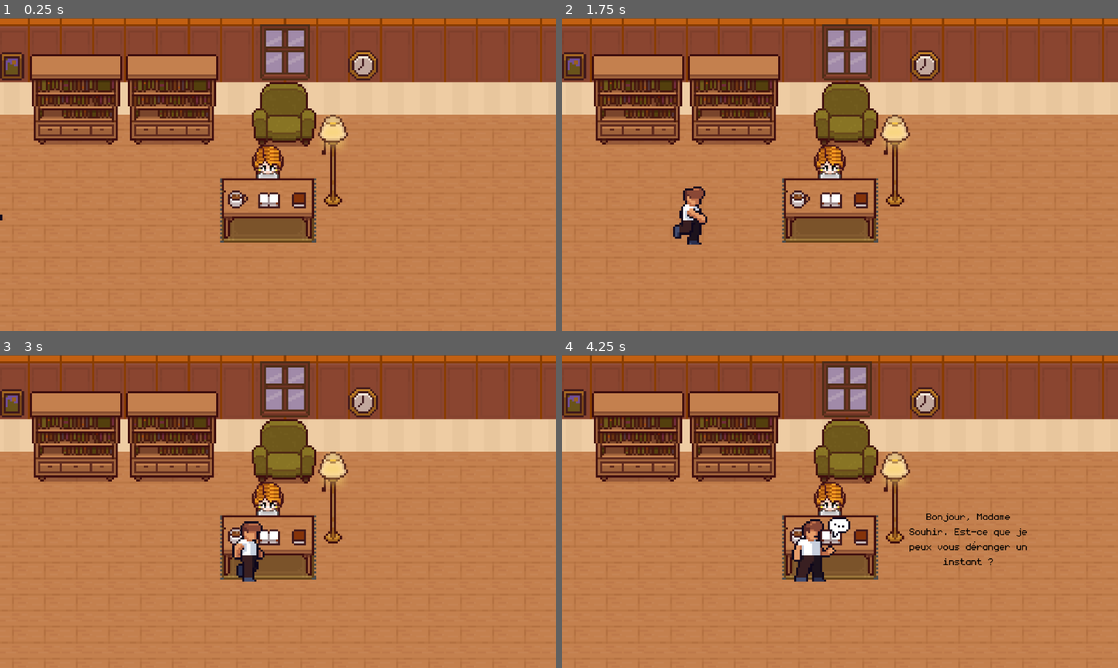
Above: before the commit, frames 1-4 (two rows, left to right).
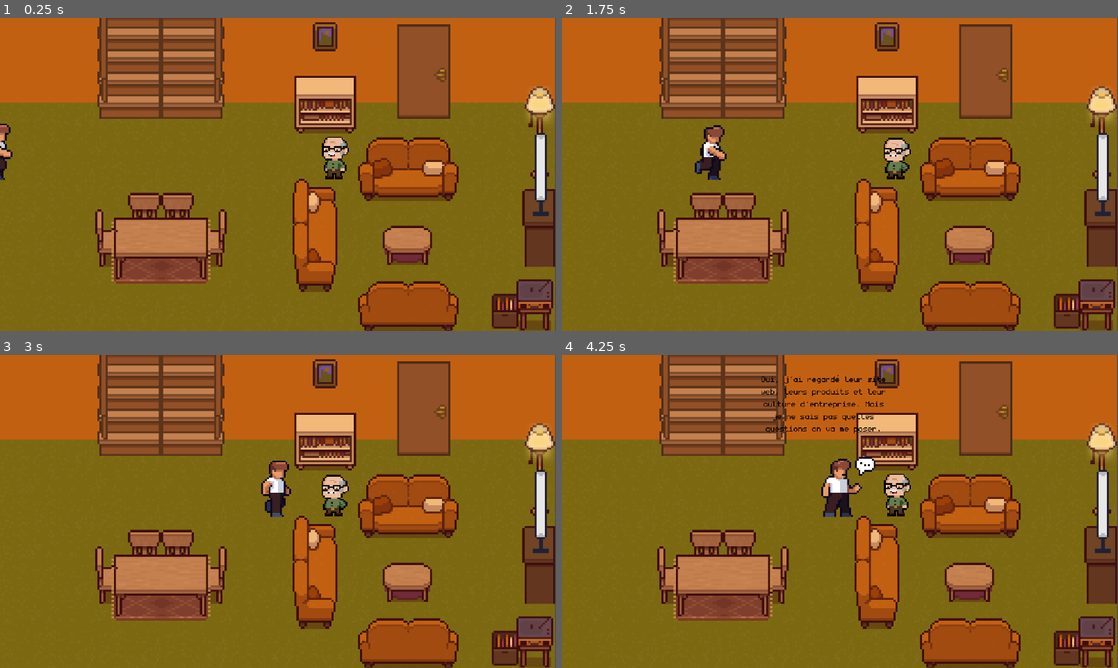
Above: after the commit, the same moments.

Repository: BolbolInfo/FSS-1LSI-TC
Game: Godot game, scene res://father_room.tscn
The game is run twice, just before and just after one commit, with the same random seed, the same clock (stepped at 60 frames per second) and the same inputs. Before the commit the project starts from res://teacher_room.tscn.
Inputs:
- Up to frame 1 (0.25 s): no input
- Up to frame 2 (1.75 s): no input
- Up to frame 3 (3 s): no input
- Up to frame 4 (4.25 s): no input

The runs differ from the first frame. In frame 1, 92% of the frame differs, in the area x 0-100%, y 0-100%; in frame 2, 92%; in frame 3, 92%; in frame 4, 92%.

Commit message:
add speak father and teacher

Diff:
--- a/father_room.tscn
+++ b/father_room.tscn
@@ -11,6 +11,9 @@
 [ext_resource type="Texture2D" uid="uid://b6ykliq863dlj" path="res://templates/hag1.png" id="9_d7fs0"]
 [ext_resource type="Texture2D" uid="uid://k6l7rsg2c2rk" path="res://templates/hag2.png" id="10_27wp0"]
 [ext_resource type="Script" path="res://game_hag_manag.gd" id="11_2agyj"]
+[ext_resource type="FontFile" uid="uid://drgsggwf6dvuh" path="res://templates/font/monogram-extended.ttf" id="12_1rebs"]
+[ext_resource type="Script" path="res://player_to_father.gd" id="13_qeuno"]
+[ext_resource type="Script" path="res://father_to_player.gd" id="14_fwtnr"]
 
 [sub_resource type="TileSetAtlasSource" id="TileSetAtlasSource_gqttj"]
 texture = ExtResource("1_terwu")
@@ -3246,7 +3249,7 @@
 layer_1/name = "kresi"
 layer_1/tile_data = PackedInt32Array(1703980, 1179651, 0, 1769516, 1179651, 1, 1835052, 1179651, 2, 1900588, 1179651, 3 …(603 unchanged characters)…
 layer_2/name = "decro"
-layer_2/tile_data = PackedInt32Array(1572920, 3, 24, 1638456 …(2534 unchanged characters)… 1900591, 1441795, 6, 1900592, 1507331, 6)
+layer_2/tile_data = PackedInt32Array(1572920, 3, 24, 1638456 …(2534 unchanged characters)… 1900591, 1441795, 6, 1900592, 1507331, 6, 1507394, 1114115, 21, 1572930, 1114115, 22)
 layer_3/name = "tawla2"
 layer_3/tile_data = PackedInt32Array(1769533, 655363, 5, 1835069, 655363, 6, 1900605, 655363, 7, 1769534, 720899, 5, 18 …(3532 unchanged characters)…
 layer_4/name = "decccL"
@@ -3283,3 +3286,29 @@
 libraries = {
 "": SubResource("AnimationLibrary_fcnfm")
 }
+
+[node name="player_to_father" type="Label" parent="."]
+offset_left = 445.0
+offset_top = 145.0
+offset_right = 622.0
+offset_bottom = 248.0
+scale = Vector2(0.376084, 0.376084)
+theme_override_colors/font_color = Color(0, 0, 0, 1)
+theme_override_fonts/font = ExtResource("12_1rebs")
+horizontal_alignment = 1
+vertical_alignment = 1
+autowrap_mode = 2
+script = ExtResource("13_qeuno")
+
+[node name="father_to_player" type="Label" parent="."]
+offset_left = 515.0
+offset_top = 145.0
+offset_right = 692.0
+offset_bottom = 254.0
+scale = Vector2(0.376084, 0.376084)
+theme_override_colors/font_color = Color(0, 0, 0, 1)
+theme_override_fonts/font = ExtResource("12_1rebs")
+horizontal_alignment = 1
+vertical_alignment = 1
+autowrap_mode = 2
+script = ExtResource("14_fwtnr")
--- /dev/null
+++ b/father_to_player.gd
@@ -0,0 +1,25 @@
+extends Label
+
+var content_text=[
+	{"text":"Félicitations, mon fils ! C’est une belle opportunité. Ne t’inquiète pas, avec une bonne préparation, tout se passera bien. As-tu déjà fait des recherches sur l’entreprise ?","time":1},
+	{"text":"C’est un bon début. En général, dans un entretien, il y a trois types de questions :","time":1},
+	{"text":"1)Les questions personnelles : Parle-moi de toi, quelles sont tes forces et faiblesses ?","time":1},
+	{"text":"2)Les questions techniques : Elles testeront tes compétences en informatique.","time":1},
+	{"text":"3)Les questions comportementales : Par exemple, 'Comment gères-tu le stress ?' ou 'As-tu déjà travaillé en équipe sur un projet difficile ?'.","time":1},
+	{"text":"Pour les questions personnelles, sois clair et structuré. Mets en avant tes compétences et tes expériences, même académiques.","time":1},
+	{"text":"Pour les questions techniques, révise bien tes bases et entraîne-toi à résoudre des problèmes. Google aime les candidats qui réfléchissent à voix haute et expliquent leur raisonnement.","time":1},
+	{"text":"Pour les questions comportementales, utilise la méthode STAR :","time":1},
+	{"text":"Situation : Décris le contexte.","time":1},
+	{"text":"Tâche : Explique ton rôle.","time":1},
+	{"text":"Action : Dis ce que tu as fait.","time":1},
+	{"text":"Résultat : Parle des résultats obtenus.","time":1},
+	{"text":"Sois poli, souriant et confiant. Regarde ton interlocuteur dans les yeux et parle avec assurance. Surtout, écoute bien les questions avant de répondre","time":1},
+	{"text":"Dis que tu es passionné par la technologie et que tu admires leur innovation. Montre que tu as bien compris leur culture et que tu aimerais contribuer à leurs projets.","time":1},
+	{"text":"C’est bien, mon fils. Je suis sûr que tu vas réussir. Bonne chance !","time":1}
+]
+
+
+func father_to_player():
+	for i in range(len(content_text)):
+		text = content_text[i]["text"]
+		await get_tree().create_timer(content_text[i]["time"]).timeout
--- a/game_hag_manag.gd
+++ b/game_hag_manag.gd
@@ -2,6 +2,7 @@
 @onready var player: CharacterBody2D = %player
 @onready var hagg: AnimatedSprite2D = %hagg
 @onready var animation_player: AnimationPlayer = $"../AnimationPlayer"
+@onready var player_to_father = $"../player_to_father"
 
 
 # Called when the node enters the scene tree for the first time.
@@ -11,5 +12,5 @@
 	animation_player.play("move")
 	await  animation_player.animation_finished
 	player.talk()
-	await get_tree().create_timer(2).timeout
+	await player_to_father.player_to_father()
 	SceneTrans.change_scene("res://entretient.tscn")
--- a/phone.tscn
+++ b/phone.tscn
@@ -1,10 +1,11 @@
-[gd_scene load_steps=11 format=3 uid="uid://cw7ec5kgthbm5"]
+[gd_scene load_steps=12 format=3 uid="uid://cw7ec5kgthbm5"]
 
 [ext_resource type="Texture2D" uid="uid://brpj7t5em1inu" path="res://templates/7it.png" id="1_1uypo"]
 [ext_resource type="Texture2D" uid="uid://b5dsdw624rdmr" path="res://templates/phone_screen.png" id="1_yukwu"]
 [ext_resource type="Texture2D" uid="uid://e2nr7qn0qotp" path="res://templates/tick.png" id="2_t21bt"]
 [ext_resource type="Texture2D" uid="uid://da5rttai3vkbt" path="res://templates/pop_up.png" id="3_fa7jt"]
 [ext_resource type="Script" path="res://game_phone_manag.gd" id="5_71yir"]
+[ext_resource type="FontFile" uid="uid://drgsggwf6dvuh" path="res://templates/font/monogram-extended.ttf" id="5_kkwiv"]
 
 [sub_resource type="TileSetAtlasSource" id="TileSetAtlasSource_trpmw"]
 texture = ExtResource("1_1uypo")
@@ -117,11 +118,22 @@
 visible = false
 offset_left = 61.0
 offset_top = 21.0
-offset_right = 131.0
-offset_bottom = 44.0
+offset_right = 285.0
+offset_bottom = 242.0
 scale = Vector2(0.111418, 0.111418)
 theme_override_colors/font_color = Color(0, 0, 0, 1)
-text = "accepted"
+theme_override_fonts/font = ExtResource("5_kkwiv")
+text = "Confirmation de l’entretien – ingenieur d'informatique
+
+Bonjour hsan ben adi,
+
+Merci pour cette opportunité. Je confirme ma disponibilité pour l’entretien le 17 septembre à 9h. N’hésitez pas à me faire savoir si vous avez besoin d’informations supplémentaires.
+
+Dans l’attente de notre échange,
+google HR"
+horizontal_alignment = 1
+vertical_alignment = 1
+autowrap_mode = 2
 
 [node name="game_phone_manag" type="Node" parent="."]
 script = ExtResource("5_71yir")
--- a/player_talk_to_teacher.gd
+++ b/player_talk_to_teacher.gd
@@ -1,4 +1,5 @@
 extends Label
+@onready var teacher_talk = $"../teacher_talk"
 
 var content_text=[
 	{"text":"Bonjour, Madame Souhir. Est-ce que je peux vous déranger un instant ?","time":3},
@@ -12,3 +13,4 @@
 	for i in range(len(content_text)):
 		text = content_text[i]["text"]
 		await get_tree().create_timer(content_text[i]["time"]).timeout
+	await teacher_talk.techer_talk()
--- /dev/null
+++ b/player_to_father.gd
@@ -0,0 +1,17 @@
+extends Label
+@onready var father_to_player = $"../father_to_player"
+
+var content_text=[
+	{"text":"Papa, j’ai reçu une invitation pour un entretien chez Google ! Je suis super content, mais aussi un peu stressé… Je ne sais pas vraiment comment me préparer.","time":1},
+	{"text":"Oui, j’ai regardé leur site web, leurs produits et leur culture d’entreprise. Mais je ne sais pas quelles questions on va me poser.","time":1},
+	{"text":"D’accord… Et comment dois-je répondre ?","time":1},
+	{"text":"C’est intéressant ! Et pour l’attitude, comment dois-je me comporter ?","time":1},
+	{"text":"D’accord ! Et si on me demande pourquoi je veux travailler chez Google ?","time":1},
+	{"text":"Merci, papa ! Je vais bien me préparer.","time":1}
+]
+
+func player_to_father():
+	for i in range(len(content_text)):
+		text = content_text[i]["text"]
+		await get_tree().create_timer(content_text[i]["time"]).timeout
+	await father_to_player.father_to_player()
--- a/project.godot
+++ b/project.godot
@@ -11,7 +11,7 @@
 [application]
 
 config/name="FSS-1LSI-TC"
-run/main_scene="res://teacher_room.tscn"
+run/main_scene="res://father_room.tscn"
 config/features=PackedStringArray("4.3", "Forward Plus")
 config/icon="res://icon.svg"
 
--- a/teacher_room.tscn
+++ b/teacher_room.tscn
@@ -1014,8 +1014,14 @@
 script = ExtResource("10_kg7c7")
 
 [node name="teacher_talk" type="Label" parent="."]
-offset_left = 470.0
-offset_top = 337.0
-offset_right = 510.0
-offset_bottom = 360.0
+offset_left = 444.0
+offset_top = 316.0
+offset_right = 660.0
+offset_bottom = 446.0
+scale = Vector2(0.421337, 0.421337)
+theme_override_colors/font_color = Color(0, 0, 0, 1)
+theme_override_fonts/font = ExtResource("10_dmq8g")
+horizontal_alignment = 1
+vertical_alignment = 1
+autowrap_mode = 2
 script = ExtResource("12_sjrn6")
--- a/teacher_talk.gd
+++ b/teacher_talk.gd
@@ -18,4 +18,6 @@
 ]
 
 func techer_talk():
-	pass
+	for i in range(len(content_text)):
+		text = content_text[i]["text"]
+		await get_tree().create_timer(content_text[i]["time"]).timeout
Not shown: 1 places in father_room.tscn that only renumber resources
